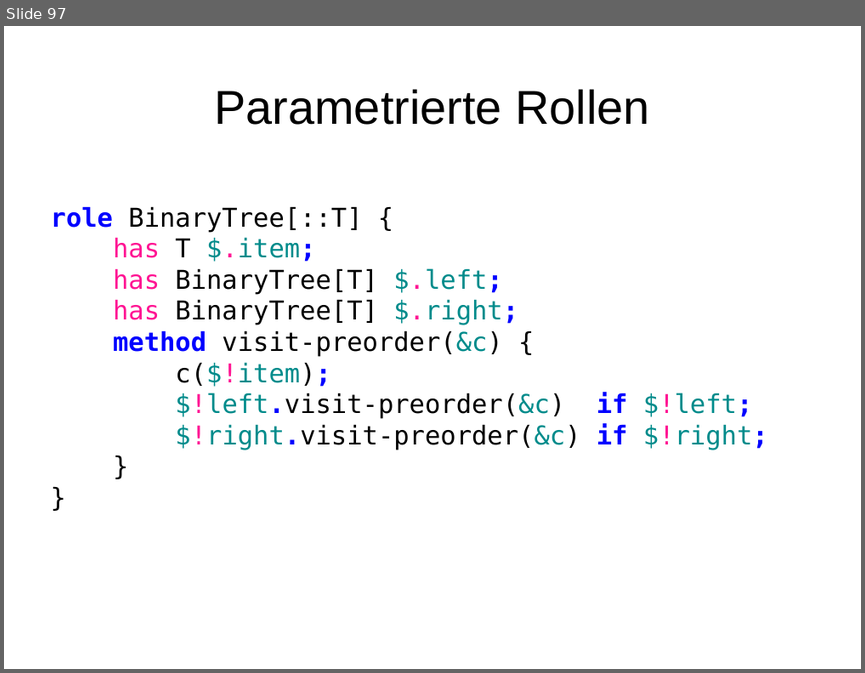
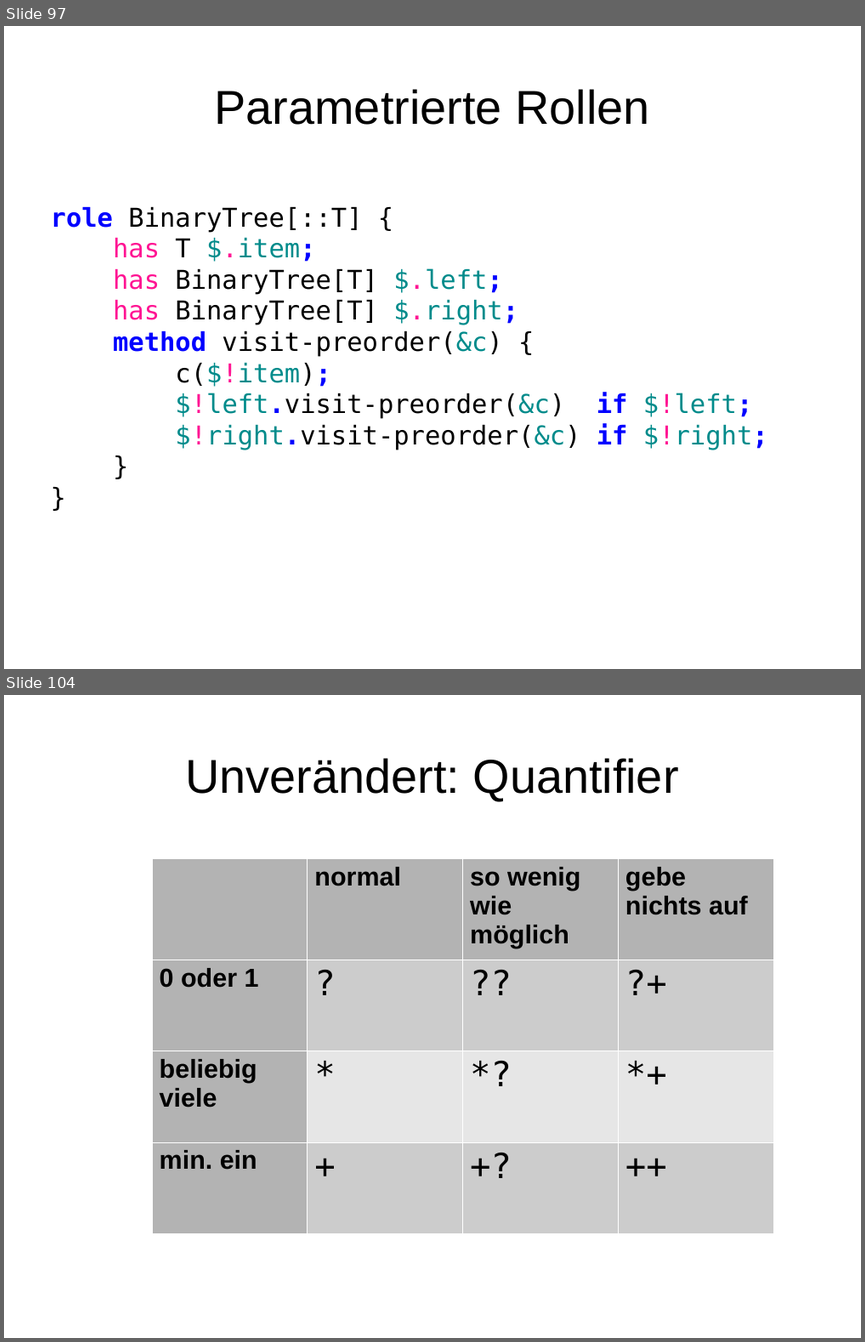
Before and after one commit to moritz/perl6-training-de, a slide deck: schulung.odp. Shown one above the other, each under a label of ours: slide 97 before the commit, slides 97 and 104 after it; the slides between them are not shown. The pictures are 865x673 and 865x1342 pixels, drawn with LibreOffice and Linux fonts; fonts in the diff are those of the drawing. Boxes give left, top, right and bottom in pixels: in the first picture for what was removed or moved away, otherwise in the second. Text is boxed around its words. In the diff, an @@ line names an element or a change of style, - is before the commit and + after.

```diff
--- a/schulung.odp
+++ b/schulung.odp
@@ slide 104 added at bbox=[4, 695, 861, 1338], background #FFFFFF @@
@@ title added at bbox=[185, 758, 679, 801], 44 pt, text #000000 @@
+Unverändert: Quantifier
@@ table added at bbox=[152, 858, 774, 1227], 4 rows, 4 columns @@
+ | normal | so wenig wie möglich | gebe nichts auf
+0 oder 1 | ? | ?? | ?+
+beliebig viele | * | *? | *+
+min. ein | + | +? | ++
```
Also in this commit, not shown: 1 slide changed, 36 other slides added, 10 other files.
